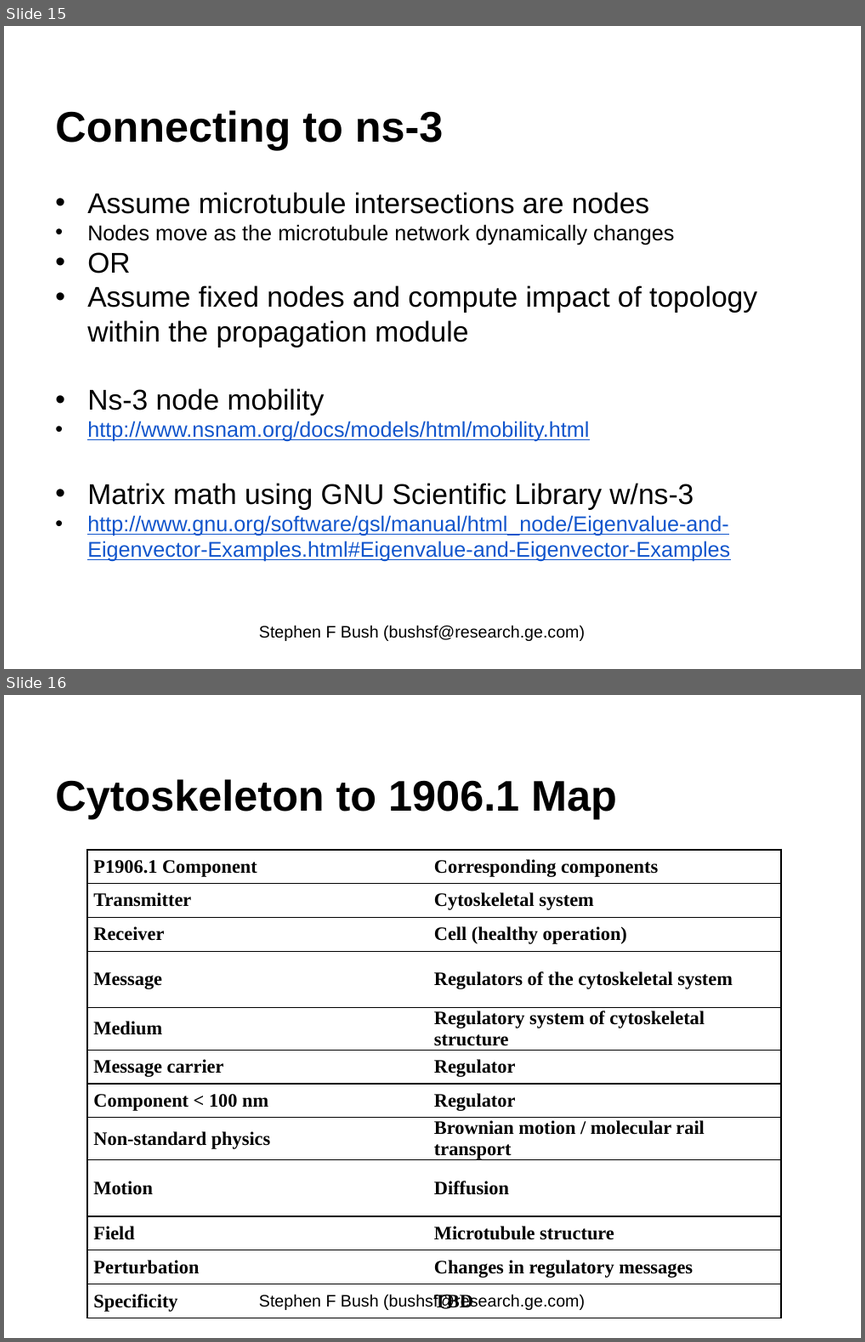
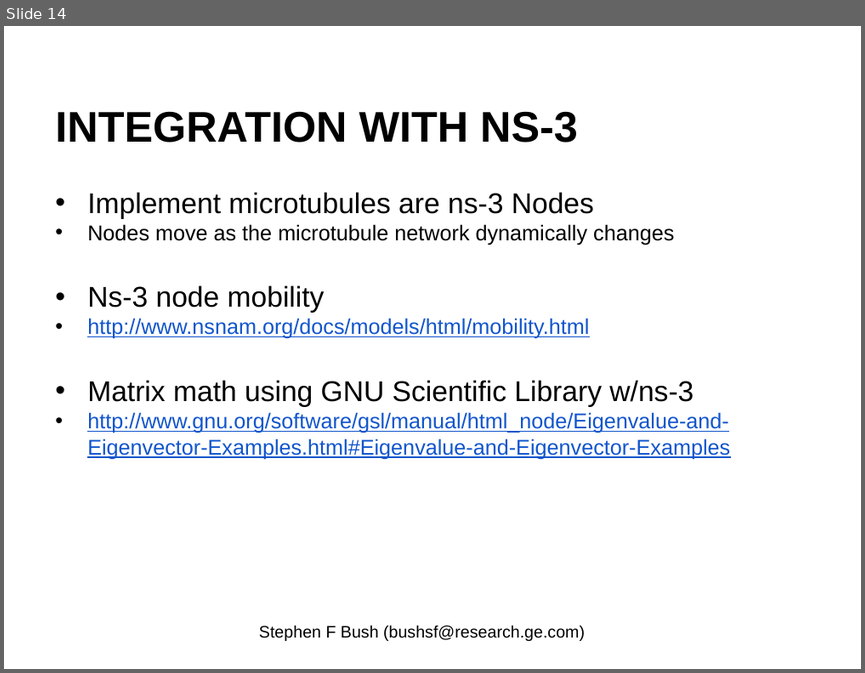
Before and after one commit to EnzoRong1013/ieee-p1906-1-reference-code, a slide deck: trunk/docs/p1906-1-Field-Component-Update.pptx. Shown one above the other, each under a label of ours: slides 15 and 16 before the commit, slide 14 after it. The pictures are 865x1342 and 865x673 pixels, drawn with LibreOffice and Linux fonts; fonts in the diff are those of the drawing. Boxes give left, top, right and bottom in pixels: in the first picture for what was removed or moved away, otherwise in the second. Text is boxed around its words. In the diff, an @@ line names an element or a change of style, - is before the commit and + after.

```diff
--- a/trunk/docs/p1906-1-Field-Component-Update.pptx
+++ b/trunk/docs/p1906-1-Field-Component-Update.pptx
@@ slide 16 removed at bbox=[4, 695, 861, 1338], background #FFFFFF @@
@@ title removed at bbox=[55, 779, 617, 818] @@
-Cytoskeleton to 1906.1 Map
@@ table removed at bbox=[87, 849, 781, 1324], 12 rows, 2 columns @@
-P1906.1 Component | Corresponding components
-Transmitter | Cytoskeletal system
-Receiver | Cell (healthy operation)
-Message | Regulators of the cytoskeletal system
-Medium | Regulatory system of cytoskeletal structure
-Message carrier | Regulator
-Component < 100 nm | Regulator
-Non-standard physics | Brownian motion / molecular rail transport
-Motion | Diffusion
-Field | Microtubule structure
-Perturbation | Changes in regulatory messages
-Specificity | TBD
@@ text removed at bbox=[259, 1293, 585, 1310] @@
-Stephen F Bush (bushsf@research.ge.com)
@@ what was slide 15 is now slide 14 @@
@@ slide 14 changed as well @@
@@ title at bbox=[55, 111, 578, 142]: text changed @@
-Connecting to ns-3
+INTEGRATION WITH NS-3
@@ text at bbox=[87, 192, 594, 219]: text changed @@
-• Assume microtubule intersections are nodes
+• Implement microtubules are ns-3 Nodes
@@ text at bbox=[87, 252, 757, 347]: paragraphs removed @@
-• OR
-• Assume fixed nodes and compute impact of topology within the propagation module
```
Also in this commit, not shown: 14 other slides changed, 4 slides added, 3 other slides removed.
